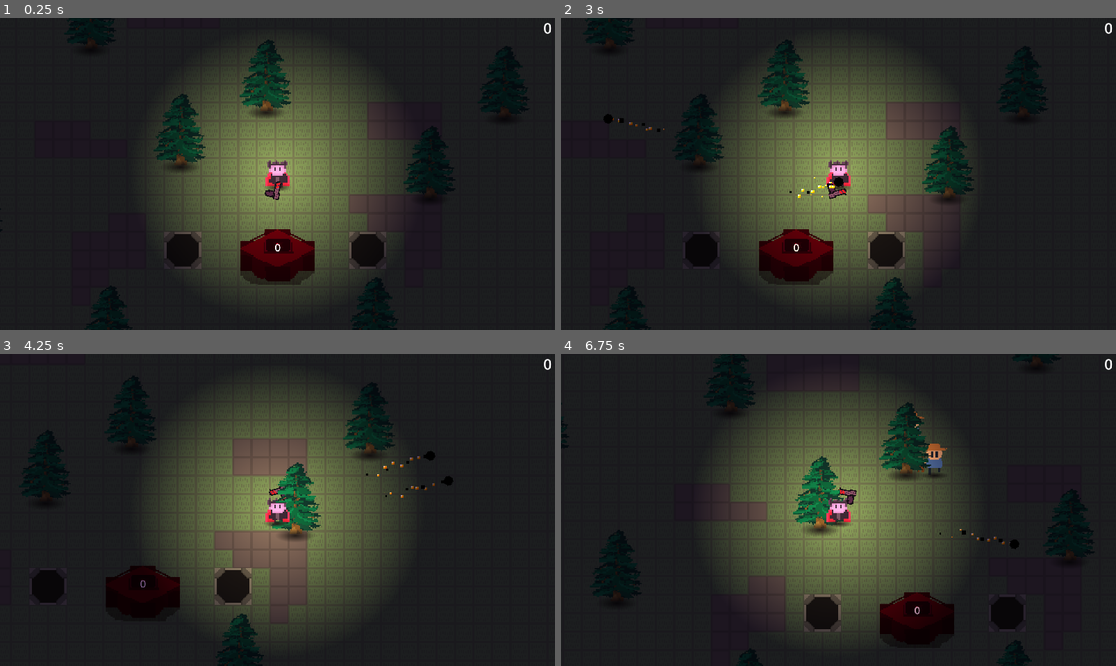
Above: before the commit, frames 1-4 (two rows, left to right).
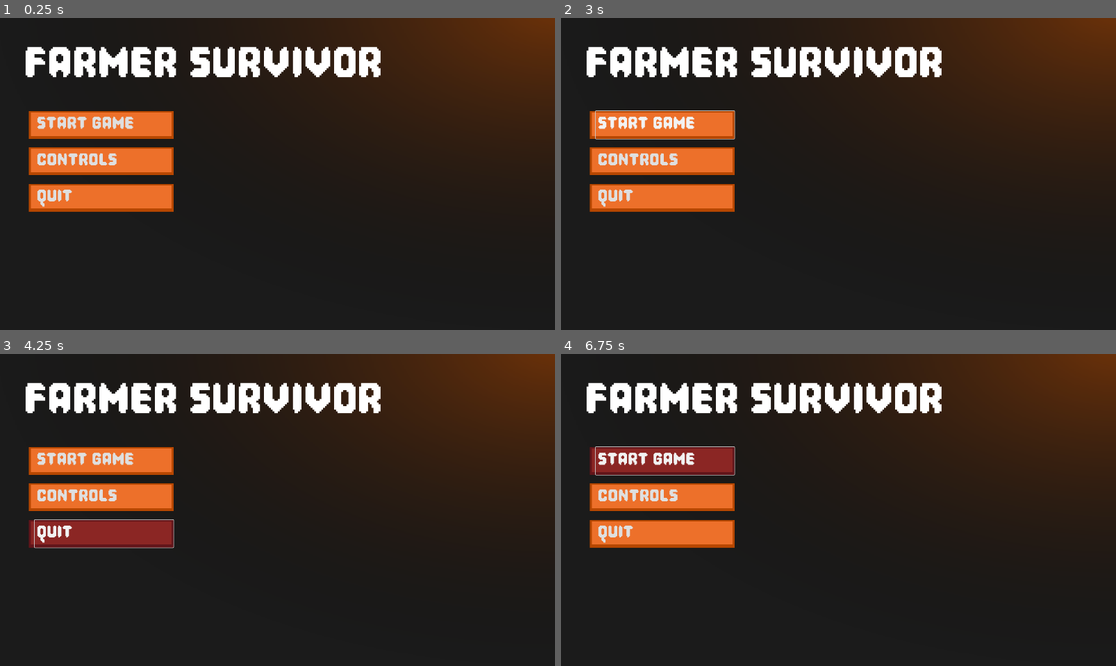
Above: after the commit, the same moments.

Repository: Pear-Juice/ATLS-GD-FarmerSurvivor
Game: Godot game, scene res://Menus/Main Menu/Main Menu.tscn
Same seed, same stepped clock (60 frames per second), same inputs: the game is played once before the commit and once after it. Before the commit the project starts from res://Scenes/L1.tscn.
Inputs (mouse positions are in pixels of both pictures, inside the frame that each line leads up to):
- Up to frame 1 (0.25 s): no input
- Up to frame 2 (3 s): click (666, 161) at 0.5 s, where only the run after the commit has a clickable "Controls"; click (666, 124) at 1.25 s, where only the run after the commit has a clickable "Start Game"; click (666, 124) at 2 s, where only the run after the commit has a clickable "Start Game"; move the mouse to (960, 158) at 2.77 s; press the mouse at (960, 158) at 2.78 s; hold D (Right) from 2.78 s (still down)
- Up to frame 3 (4.25 s): move the mouse to (166, 525) at 3.52 s; release D (Right) at 3.53 s; release the mouse at (166, 525) at 3.53 s; hold S (Down) from 3.53 s (still down); click (166, 525) at 3.6 s
- Up to frame 4 (6.75 s): move the mouse to (894, 441) at 4.27 s; release S (Down) at 4.28 s; press the mouse at (894, 441) at 4.28 s; hold D (Right) 4.28-5.03 s; move the mouse to (810, 572) at 5.02 s; release the mouse at (810, 572) at 5.03 s; hold W (Up) 5.03-5.78 s; click (810, 572) at 5.1 s; move the mouse to (1005, 556) at 5.77 s; press the mouse at (1005, 556) at 5.78 s; hold A (Left) from 5.78 s (still down); move the mouse to (672, 463) at 6.52 s; release the mouse at (672, 463) at 6.53 s; click (672, 463) at 6.6 s

The runs differ from the first frame. In frame 1, 48% of the frame differs, in the area x 4-100%, y 0-91%; in frame 2, 47%; in frame 3, 50%; in frame 4, 51%, in the area x 4-100%, y 0-94%.

Commit message:
Design main menu and menu flow chart

Diff:
--- /dev/null
+++ b/Menus/Main Menu/Main Menu.tscn
@@ -0,0 +1,96 @@
+[gd_scene load_steps=7 format=3 uid="uid://c02n8vufotyhp"]
+
+[ext_resource type="Script" uid="uid://6o5r3sb2os25" path="res://Menus/Main Menu/MainMenu.gd" id="1_n06fu"]
+[ext_resource type="FontFile" uid="uid://dp2805wnxhf3o" path="res://Menus/pixel-game.regular.otf" id="2_ds64n"]
+[ext_resource type="Theme" uid="uid://cs43hn6vwl7k1" path="res://Menus/Menu.tres" id="2_u37r0"]
+
+[sub_resource type="Gradient" id="Gradient_n06fu"]
+colors = PackedColorArray(0.627759, 0.255103, 0, 0.65098, 0, 0, 0, 0)
+
+[sub_resource type="GradientTexture2D" id="GradientTexture2D_u37r0"]
+gradient = SubResource("Gradient_n06fu")
+width = 512
+height = 512
+fill = 1
+
+[sub_resource type="LabelSettings" id="LabelSettings_ds64n"]
+font = ExtResource("2_ds64n")
+font_size = 200
+
+[node name="MainMenu" type="Control"]
+layout_mode = 3
+anchors_preset = 15
+anchor_right = 1.0
+anchor_bottom = 1.0
+grow_horizontal = 2
+grow_vertical = 2
+script = ExtResource("1_n06fu")
+
+[node name="ColorRect" type="ColorRect" parent="."]
+layout_mode = 1
+anchors_preset = 15
+anchor_right = 1.0
+anchor_bottom = 1.0
+grow_horizontal = 2
+grow_vertical = 2
+color = Color(0.104889, 0.104889, 0.104889, 1)
+
+[node name="TextureRect" type="TextureRect" parent="."]
+layout_mode = 1
+anchors_preset = 8
+anchor_left = 0.5
+anchor_top = 0.5
+anchor_right = 0.5
+anchor_bottom = 0.5
+offset_left = 985.0
+offset_top = -585.0
+offset_right = 2118.0
+offset_bottom = 1383.0
+grow_horizontal = 2
+grow_vertical = 2
+rotation = 1.57079
+texture = SubResource("GradientTexture2D_u37r0")
+
+[node name="Label" type="Label" parent="."]
+layout_mode = 1
+offset_left = 82.0
+offset_top = 63.0
+offset_right = 1323.0
+offset_bottom = 266.0
+text = "Farmer Survivor"
+label_settings = SubResource("LabelSettings_ds64n")
+
+[node name="MarginContainer" type="MarginContainer" parent="."]
+custom_minimum_size = Vector2(700, 0)
+layout_mode = 1
+anchors_preset = 9
+anchor_bottom = 1.0
+offset_top = 122.0
+offset_right = 700.0
+grow_vertical = 2
+theme_override_constants/margin_left = 120
+theme_override_constants/margin_top = 200
+theme_override_constants/margin_right = 100
+theme_override_constants/margin_bottom = 100
+
+[node name="VBoxContainer" type="VBoxContainer" parent="MarginContainer"]
+layout_mode = 2
+theme_override_constants/separation = 30
+
+[node name="Start Game" type="Button" parent="MarginContainer/VBoxContainer"]
+layout_mode = 2
+theme = ExtResource("2_u37r0")
+text = "Start Game"
+alignment = 0
+
+[node name="Controls" type="Button" parent="MarginContainer/VBoxContainer"]
+layout_mode = 2
+theme = ExtResource("2_u37r0")
+text = "Controls"
+alignment = 0
+
+[node name="Quit" type="Button" parent="MarginContainer/VBoxContainer"]
+layout_mode = 2
+theme = ExtResource("2_u37r0")
+text = "Quit"
+alignment = 0
--- /dev/null
+++ b/Menus/Main Menu/MainMenu.gd
@@ -0,0 +1 @@
+extends Node
--- /dev/null
+++ b/Menus/Menu.tres
@@ -0,0 +1,38 @@
+[gd_resource type="Theme" load_steps=5 format=3 uid="uid://cs43hn6vwl7k1"]
+
+[ext_resource type="FontFile" uid="uid://dp2805wnxhf3o" path="res://Menus/pixel-game.regular.otf" id="1_gbm0a"]
+
+[sub_resource type="StyleBoxFlat" id="StyleBoxFlat_n06fu"]
+bg_color = Color(0.54589, 0.15039, 0.140237, 1)
+border_width_left = 7
+border_width_top = 5
+border_width_right = 7
+border_width_bottom = 10
+border_color = Color(0.385421, 0.0812457, 0.100584, 1)
+expand_margin_left = 20.0
+
+[sub_resource type="StyleBoxFlat" id="StyleBoxFlat_u516p"]
+bg_color = Color(0.927364, 0.437626, 0.164947, 1)
+border_width_left = 7
+border_width_top = 5
+border_width_right = 7
+border_width_bottom = 10
+border_color = Color(0.719686, 0.279828, 0, 1)
+expand_margin_left = 20.0
+
+[sub_resource type="StyleBoxFlat" id="StyleBoxFlat_ygv0k"]
+bg_color = Color(0.17637, 0.0196445, 0.0337346, 1)
+border_width_left = 7
+border_width_top = 5
+border_width_right = 7
+border_width_bottom = 10
+border_color = Color(0.176471, 0.0196078, 0.0352941, 1)
+expand_margin_left = 20.0
+
+[resource]
+Button/font_sizes/font_size = 80
+Button/fonts/font = ExtResource("1_gbm0a")
+Button/styles/hover = SubResource("StyleBoxFlat_n06fu")
+Button/styles/normal = SubResource("StyleBoxFlat_u516p")
+Button/styles/pressed = SubResource("StyleBoxFlat_ygv0k")
+Label/fonts/font = ExtResource("1_gbm0a")
--- a/project.godot
+++ b/project.godot
@@ -11,7 +11,7 @@
 [application]
 
 config/name="YourFirstGame"
-run/main_scene="uid://nt5xmxvh04wr"
+run/main_scene="uid://c02n8vufotyhp"
 config/features=PackedStringArray("4.4", "GL Compatibility")
 config/icon="res://icon.svg"
 
Binary file added: 10-7 UI Flow Chart.png
Not shown, added: 10-7 UI Flow Chart.png.import
Not shown, added: Menus/Main Menu/MainMenu.gd.uid
Binary file added: Menus/pixel-game.regular.otf
Not shown, added: Menus/pixel-game.regular.otf.import
Not shown, changed: README.md
